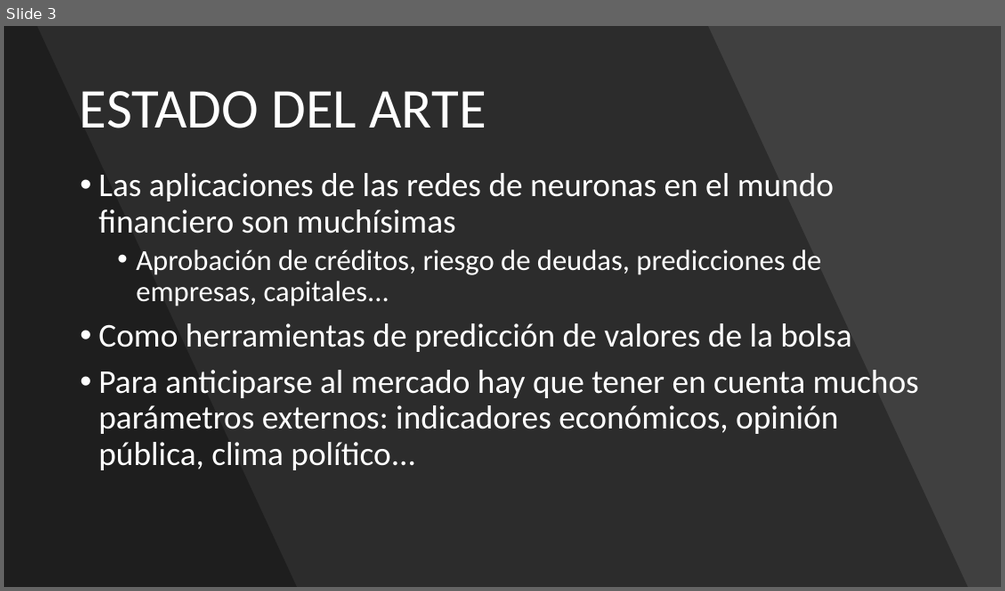
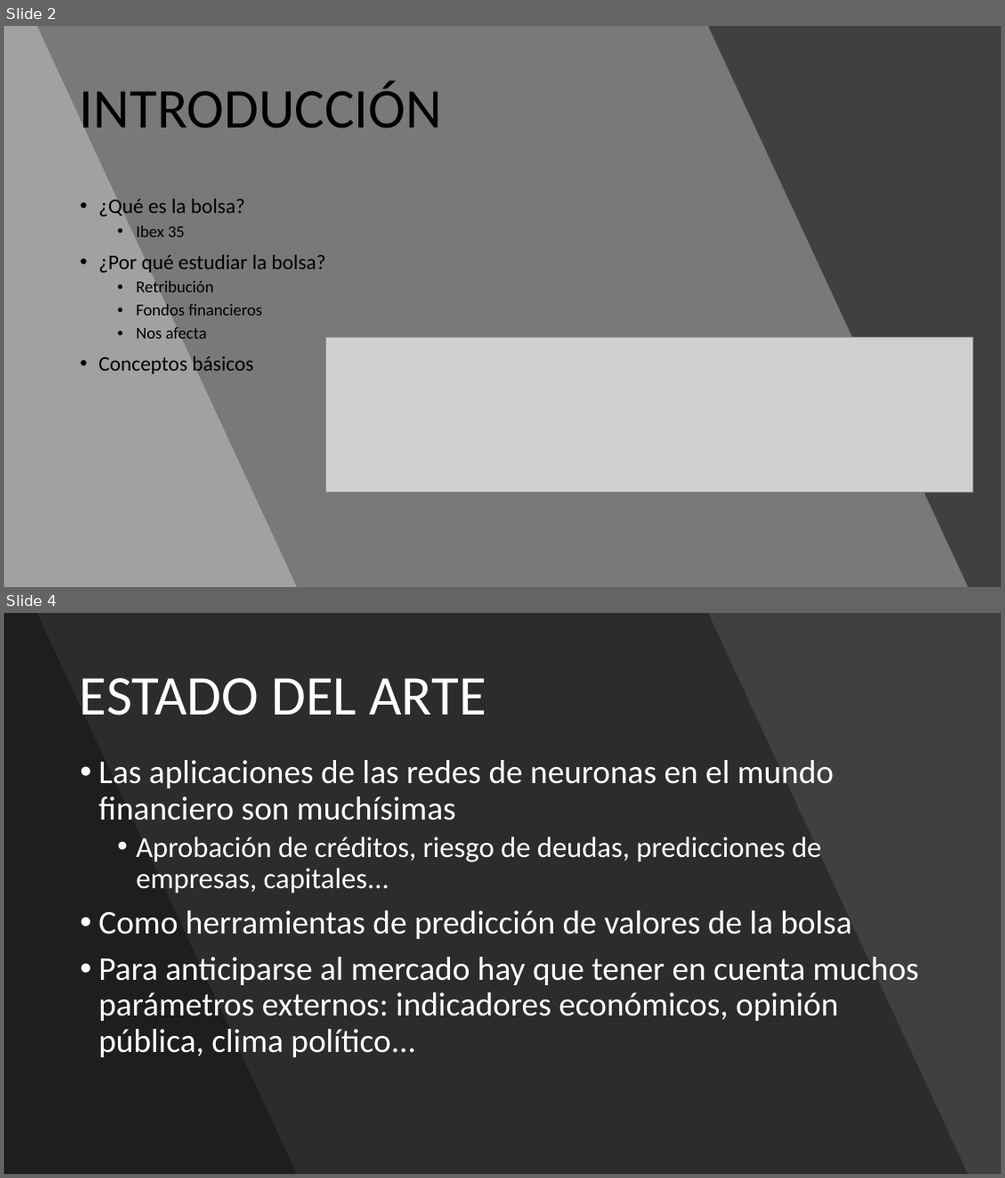
Before and after one commit to adrigrillo/IBEXPredictor, a slide deck: docs/PresentacionFinal.pptx. Shown one above the other, each under a label of ours: slide 3 before the commit, slides 2 and 4 after it; the slides between them are not shown. The pictures are 1005x591 and 1005x1178 pixels, drawn with LibreOffice and Linux fonts; fonts in the diff are those of the drawing; grey boxes stand for pictures. Boxes give left, top, right and bottom in pixels: in the first picture for what was removed or moved away, otherwise in the second. Text is boxed around its words. In the diff, an @@ line names an element or a change of style, - is before the commit and + after.

Commit message:
Presentación Final añadidos Intro+Conclusiones

```diff
--- a/docs/PresentacionFinal.pptx
+++ b/docs/PresentacionFinal.pptx
@@ slide 2 added at (x1=4, y1=26, x2=1001, y2=587), background #FFFFFF @@
@@ rectangle added at (x1=4, y1=26, x2=1001, y2=587), fill #404040 @@
@@ freeform shape added at (x1=4, y1=26, x2=968, y2=587), fill #FFFFFF at 30% opacity @@
@@ freeform shape added at (x1=4, y1=26, x2=297, y2=587), fill #FFFFFF at 30% opacity @@
@@ title added at (x1=80, y1=81, x2=442, y2=128), 54 pt, text #000000 @@
+INTRODUCCIÓN
@@ text added at (x1=98, y1=199, x2=326, y2=374), 20 pt, text #000000 @@
+• ¿Qué es la bolsa?
+  • Ibex 35
+• ¿Por qué estudiar la bolsa?
+  • Retribución
+  • Fondos financieros
+  • Nos afecta
+• Conceptos básicos
@@ picture added at (x1=326, y1=338, x2=973, y2=491) @@
@@ what was slide 3 is now slide 4 @@
```
Also in this commit, not shown: 5 slides changed, 1 other slide added.
